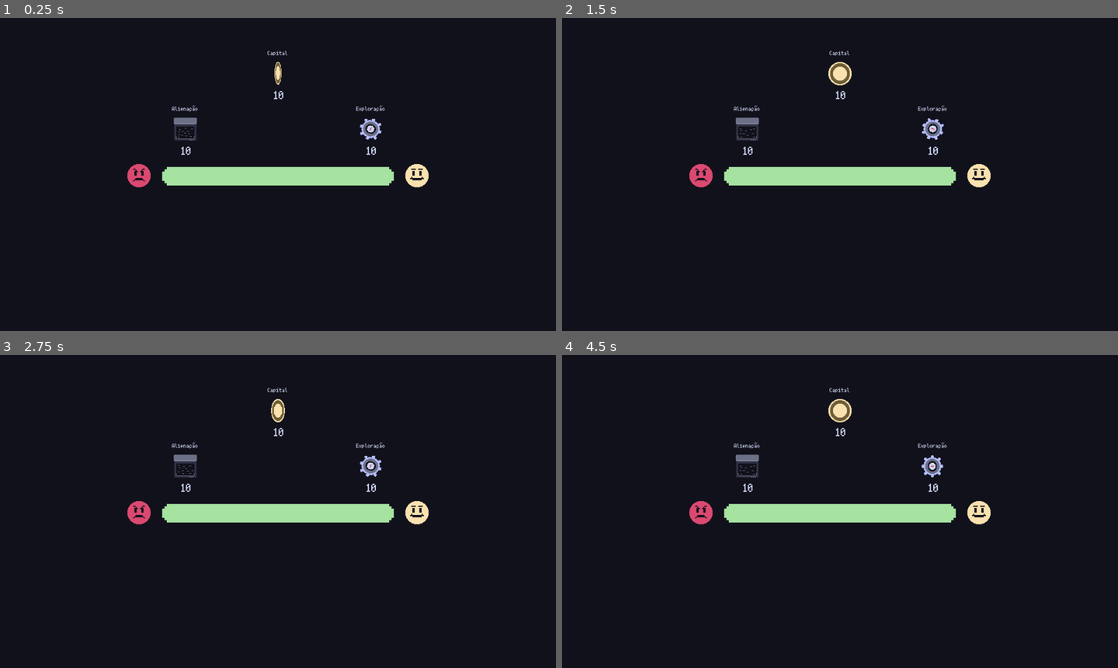
Above: before the commit, frames 1-4 (two rows, left to right).
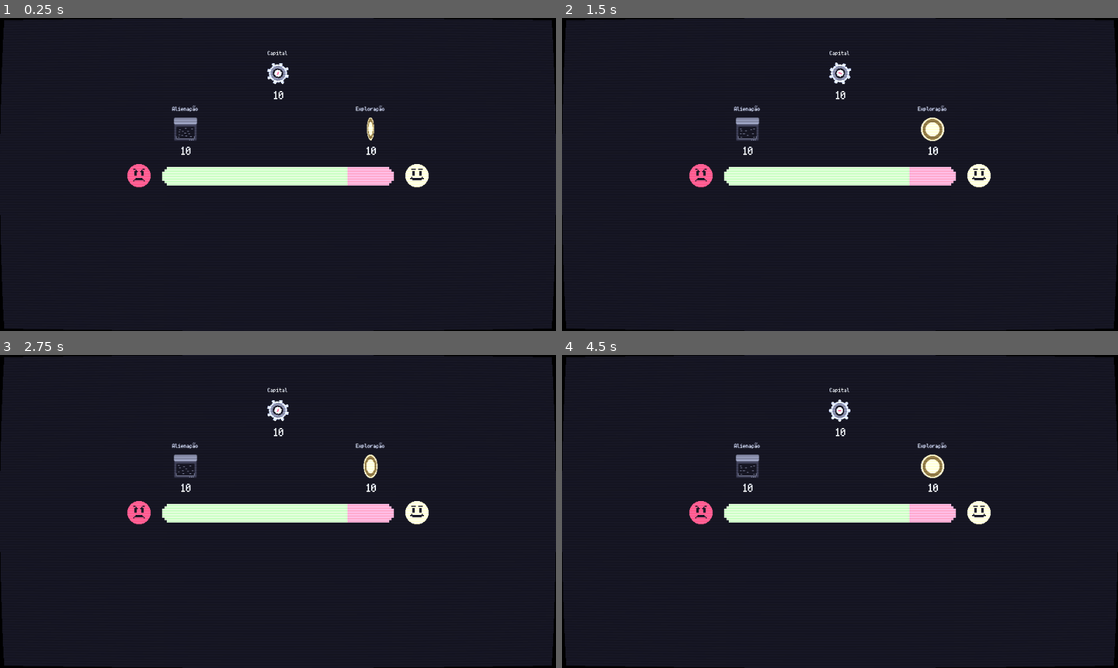
Above: after the commit, the same moments.

Repository: Ilwel/cards-against-captalism
Game: Godot game, scene res://Scenes/Match.tscn
Same seed, same stepped clock (60 frames per second), same inputs: the game is played once before the commit and once after it.
Inputs:
- Up to frame 1 (0.25 s): no input
- Up to frame 2 (1.5 s): no input
- Up to frame 3 (2.75 s): no input
- Up to frame 4 (4.5 s): no input

The runs differ from the first frame. In frame 1, 4.3% of the frame differs, in the area x 0-100%, y 0-100%; in frame 2, 4.4%; in frame 3, 4.3%; in frame 4, 4.4%.

Commit message:
feat: ctr effect

Diff:
--- a/Scenes/Bar.tscn
+++ b/Scenes/Bar.tscn
@@ -9,7 +9,6 @@
 
 [node name="Bar" type="Node2D"]
 script = ExtResource("1_acx3c")
-progress = 8
 
 [node name="AngryStampNode" type="Node2D" parent="."]
 position = Vector2(-40, 0)
@@ -71,6 +70,6 @@
 texture = ExtResource("5_n62g1")
 
 [node name="Bar10" type="Sprite2D" parent="BarNode"]
-modulate = Color(0.7058824, 0.74509805, 0.99607843, 1)
+modulate = Color(0.6509804, 0.8901961, 0.6313726, 1)
 position = Vector2(380, 0)
 texture = ExtResource("6_e3qa5")
--- a/Scenes/Match.tscn
+++ b/Scenes/Match.tscn
@@ -1,8 +1,9 @@
-[gd_scene load_steps=6 format=4 uid="uid://bt0ph8lr4dd32"]
+[gd_scene load_steps=9 format=4 uid="uid://bt0ph8lr4dd32"]
 
 [ext_resource type="Texture2D" uid="uid://d00tycocbubke" path="res://Assets/BGTileSet.png" id="1_1feh6"]
 [ext_resource type="PackedScene" uid="uid://cjb78tj88asrp" path="res://Scenes/Bar.tscn" id="1_cctbq"]
 [ext_resource type="PackedScene" uid="uid://cu70ij78j42w8" path="res://Scenes/Indicator.tscn" id="3_4db06"]
+[ext_resource type="Shader" uid="uid://bctiv8y1gh1hc" path="res://Scripts/Ctr.gdshader" id="4_ninor"]
 
 [sub_resource type="TileSetAtlasSource" id="TileSetAtlasSource_4db06"]
 texture = ExtResource("1_1feh6")
@@ -32,6 +33,13 @@
 tile_size = Vector2i(32, 18)
 sources/0 = SubResource("TileSetAtlasSource_4db06")
 
+[sub_resource type="ShaderMaterial" id="ShaderMaterial_ninor"]
+shader = ExtResource("4_ninor")
+
+[sub_resource type="QuadMesh" id="QuadMesh_4db06"]
+size = Vector2(960, 540)
+center_offset = Vector3(480, 270, 0)
+
 [node name="Match" type="Node2D"]
 
 [node name="TileMapLayer" type="TileMapLayer" parent="."]
@@ -40,17 +48,22 @@
 
 [node name="Bar" parent="." instance=ExtResource("1_cctbq")]
 position = Vector2(280, 272)
-progress = 10
 
 [node name="IndicatorNode" parent="." instance=ExtResource("3_4db06")]
 position = Vector2(320, 192)
 
 [node name="IndicatorNode2" parent="." instance=ExtResource("3_4db06")]
 position = Vector2(640, 192)
-animation = "gear"
+animation = "coin"
 indicator_name = "Exploração"
 
 [node name="IndicatorNode3" parent="." instance=ExtResource("3_4db06")]
 position = Vector2(480, 96)
-animation = "coin"
+animation = "gear"
 indicator_name = "Capital"
+
+[node name="CTRCanvas" type="CanvasLayer" parent="."]
+
+[node name="MeshInstance2D" type="MeshInstance2D" parent="CTRCanvas"]
+material = SubResource("ShaderMaterial_ninor")
+mesh = SubResource("QuadMesh_4db06")
--- a/Scripts/Bar.gd
+++ b/Scripts/Bar.gd
@@ -13,7 +13,7 @@
 
 # Called every frame. 'delta' is the elapsed time since the previous frame.
 func _process(_delta: float) -> void:
-
+	progress = Match.get_legitimacy()
 	for i in range(10):
 		if progress > i:
 			bars[i].modulate =  Color("#a6e3a1")
--- /dev/null
+++ b/Scripts/Ctr.gdshader
@@ -0,0 +1,16 @@
+shader_type canvas_item;
+render_mode unshaded, skip_vertex_transform;
+
+const float curvature = 8.0;
+
+uniform sampler2D screen_texture: hint_screen_texture;
+
+void fragment() {
+	vec2 centered_uv = SCREEN_UV * 2.0 -1.0;
+	vec2 uv_offset = centered_uv.yx / curvature;
+	vec2 warped_uv = centered_uv + centered_uv * uv_offset * uv_offset;
+	vec3 cutoff = vec3(step(abs(warped_uv.x), 1.0) * step(abs(warped_uv.y), 1.0));
+	vec3 scanlines = vec3(sin(2.0 * warped_uv.y * 188.0) * 0.15 + 1.3);
+	vec3 screen_color = texture(screen_texture, (warped_uv + 1.0)/2.0).rgb * cutoff * scanlines;
+	COLOR = vec4(screen_color, 1.0);
+}
--- a/Scripts/Indicator.gd
+++ b/Scripts/Indicator.gd
@@ -4,6 +4,7 @@
 @export var animation = "noise"
 @export var indicator_name = "Alienação"
 @onready var indicator_name_lbl = $IndicatorNameLbl
+@onready var value_lbl = $Label
 
 # Called when the node enters the scene tree for the first time.
 func _ready() -> void:
@@ -11,6 +12,12 @@
 	indicator_name_lbl.text = indicator_name
 
 
+
 # Called every frame. 'delta' is the elapsed time since the previous frame.
-func _process(delta: float) -> void:
-	pass
+func _process(_delta: float) -> void:
+	if animation == "noise":
+		value_lbl.text  = str(Match.get_alienation())
+	elif animation == "gear":
+		value_lbl.text  = str(Match.get_exploitation())
+	elif animation == "coin":
+		value_lbl.text  = str(Match.get_capital())
--- a/Scripts/Match.gd
+++ b/Scripts/Match.gd
@@ -1,10 +1,11 @@
+@tool
 extends Node2D
 
 @onready var match_state = {
 	"exploitation":10,
 	"alienation":10,
 	"capital":10,
-	"legitimacy":10
+	"legitimacy":8
 }
 
 func get_exploitation()->int:
Not shown, added: Scripts/Ctr.gdshader.uid
